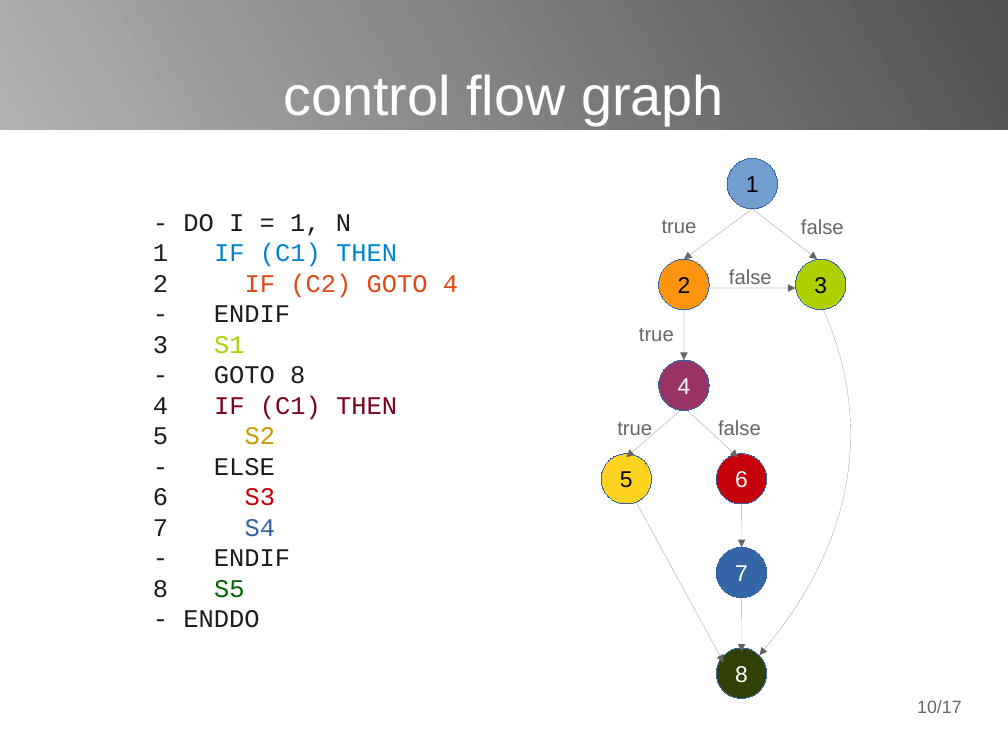
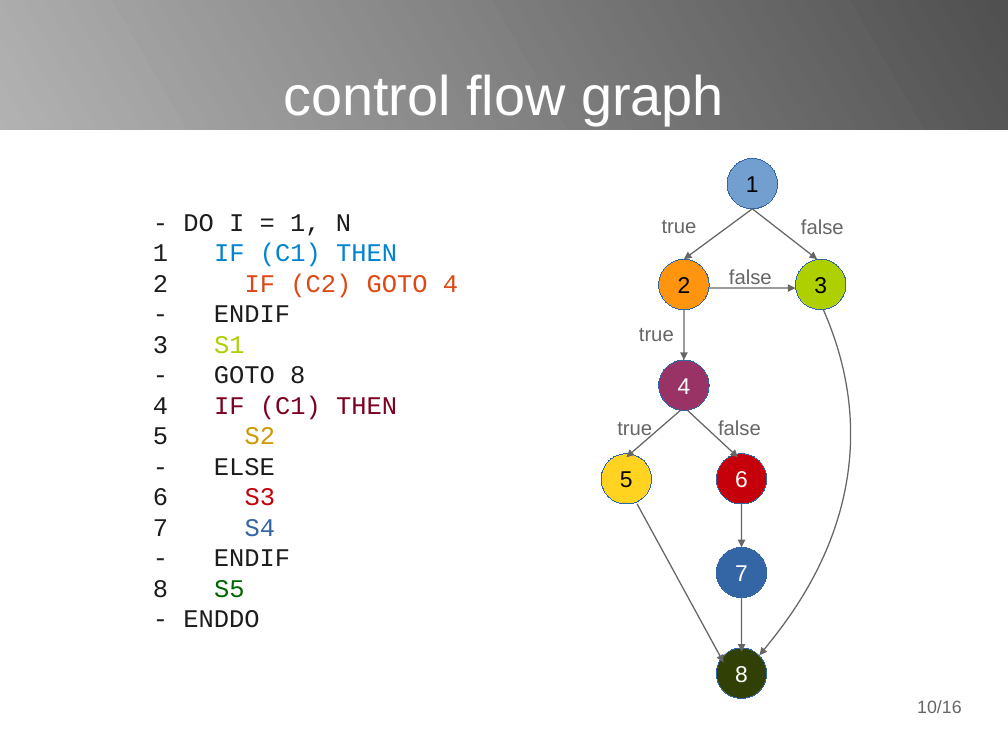
Before and after one commit to poncovka/vype-compiler, a slide deck: slide 10 of presentation/presentation.odp. Drawn at 1008x756 pixels with LibreOffice and Linux fonts; fonts in the diff are those of the drawing. Boxes give left, top, right and bottom in pixels: in the first picture for what was removed or moved away, otherwise in the second. Text is boxed around its words. In the diff, an @@ line names an element or a change of style, - is before the commit and + after.

```diff
--- a/presentation/presentation.odp
+++ b/presentation/presentation.odp
@@ arrow (753, 209) - (684, 259): stroke #666666 0 pt to #666666 0.99 pt @@
@@ arrow (753, 209) - (818, 259): stroke #666666 0 pt to #666666 0.99 pt @@
@@ arrow (710, 288) - (796, 288): stroke #666666 0 pt to #666666 0.99 pt @@
@@ arrow (684, 310) - (684, 360): stroke #666666 0 pt to #666666 0.99 pt @@
@@ freeform shape at box(760, 310, 848, 656): outline #666666 0 pt to #666666 0.99 pt @@
@@ arrow (681, 411) - (627, 457): stroke #666666 0 pt to #666666 0.99 pt @@
@@ arrow (688, 411) - (738, 457): stroke #666666 0 pt to #666666 0.99 pt @@
@@ arrow (638, 504) - (724, 662): stroke #666666 0 pt to #666666 0.99 pt @@
@@ arrow (742, 504) - (742, 547): stroke #666666 0 pt to #666666 0.99 pt @@
@@ arrow (742, 598) - (742, 652): stroke #666666 0 pt to #666666 0.99 pt @@
@@ page number at box(917, 700, 961, 713): text changed @@
-10/17
+10/16
```
Also in this commit, not shown: 2 other slides changed, 1 slide removed, 1 other file.
